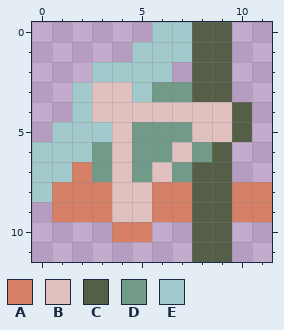
Edited in one commit: pixel-art sprite (12px/lang/inform.png). The first picture shows the starting point.
The file is 12x12 pixels.
Palette (. is transparent): A #d68067  B #e0c1bf  C #555f47  D #729a89  E #a2c9cb
Once edited:
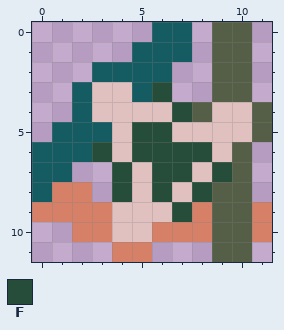
Colours new in this view: F #264d39
Log entry: fix 12px inform contrast and spacing
Change:
Colour E changes from #a2c9cb to #145c62.
The edit adds colour A in row 9 at x 0; in row 10 at x 2 to 3, 6 to 7 and 11; in row 11 at x 4 to 5.
Colour C gives way to colour A in rows 9 to 10 at x 8.
Colour A gives way to colour B in row 8 at x 7; in row 9 at x 6; in row 10 at x 4 to 5.
Colour C gives way to colour B in rows 4 to 5 at x 10; in row 6 at x 9; in row 7 at x 8.
Colour D gives way to colour B in row 5 at x 7; in row 7 at x 5.
The edit adds colour C in rows 0 to 3 at x 10; in rows 4 to 5 at x 11; in rows 6 to 7 at x 10; in rows 10 to 11 at x 10.
Colour A gives way to colour C in rows 8 to 9 at x 10.
Colour B gives way to colour C in row 4 at x 8.
Colour A gives way to colour F in row 8 at x 6; in row 9 at x 7.
Colour B gives way to colour F in row 4 at x 7; in row 6 at x 7; in row 7 at x 4 and 6; in row 8 at x 4.
Colour C gives way to colour F in row 7 at x 9; in row 8 at x 8.
Colour D gives way to colour F in row 3 at x 6; in row 5 at x 5 to 6; in row 6 at x 3, 5 to 6 and 8; in row 7 at x 7.
Colour A is gone in row 7 at x 2; in row 8 at x 3 and 11.
Colour C is gone in rows 0 to 3 at x 8; in row 11 at x 8.
Colour D is gone in row 3 at x 7; in row 7 at x 3.
Changed places in both pictures, as pixel boxes (x1, y1, x2, y2):
changed: (32, 22, 272, 262)
